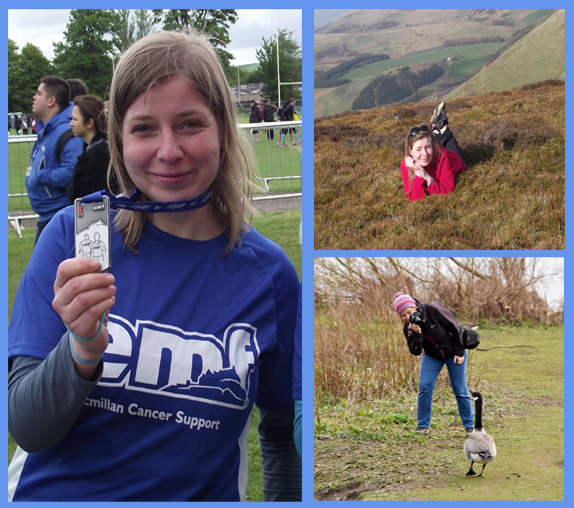
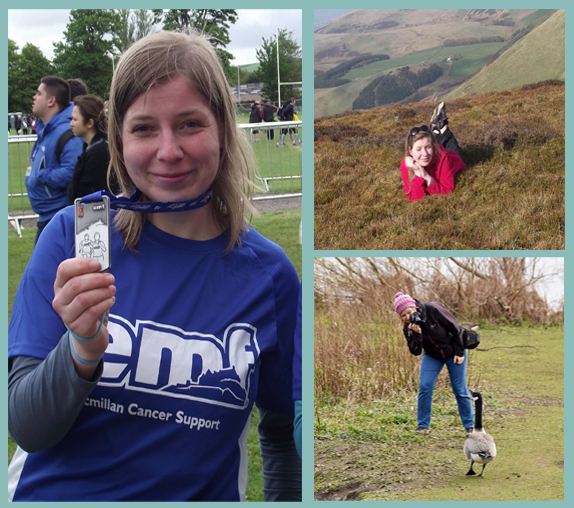
Comparing the layer stacks of the two 574 x 508 images. Changes:
painted on "Background" over [0, 0, 574, 508]
